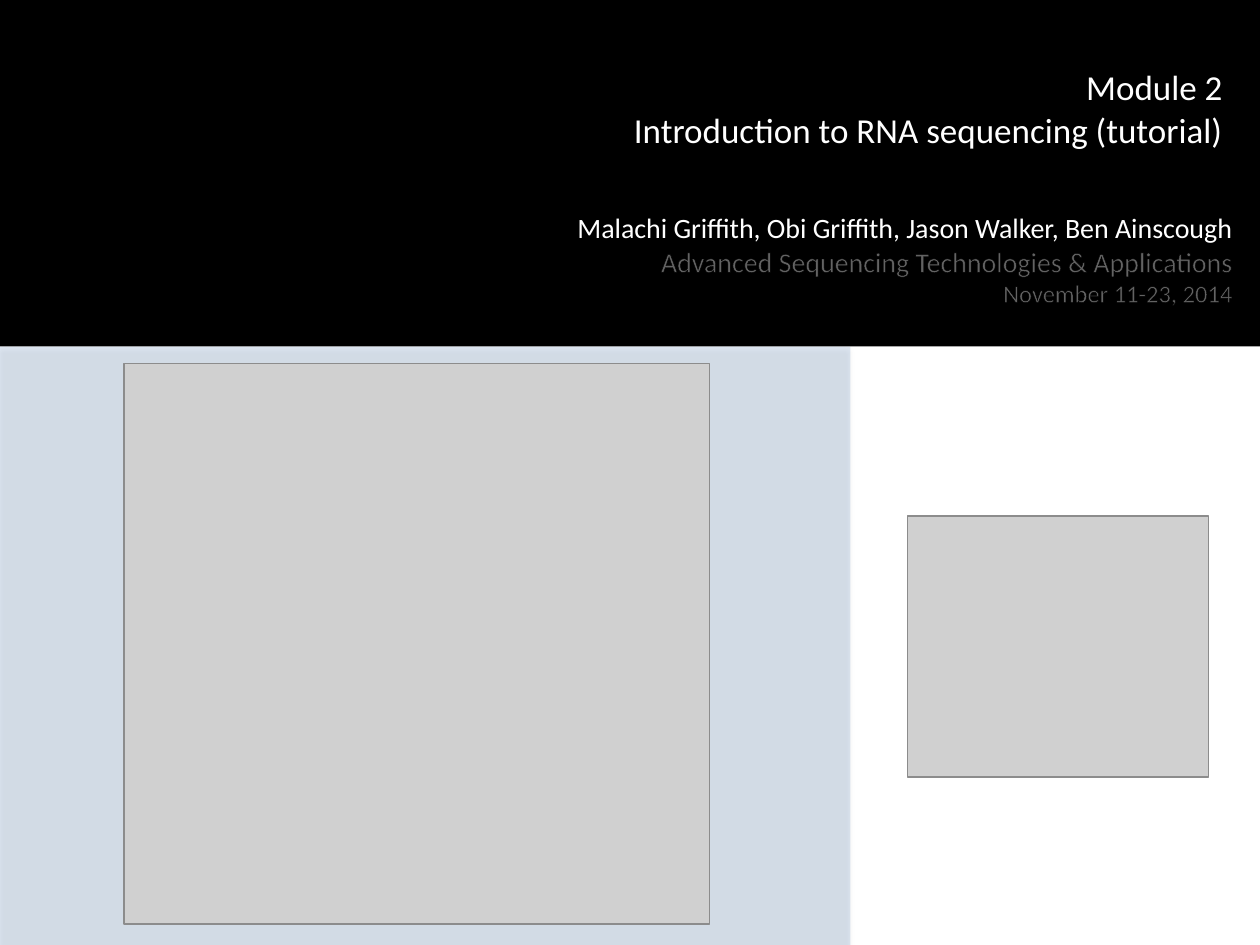
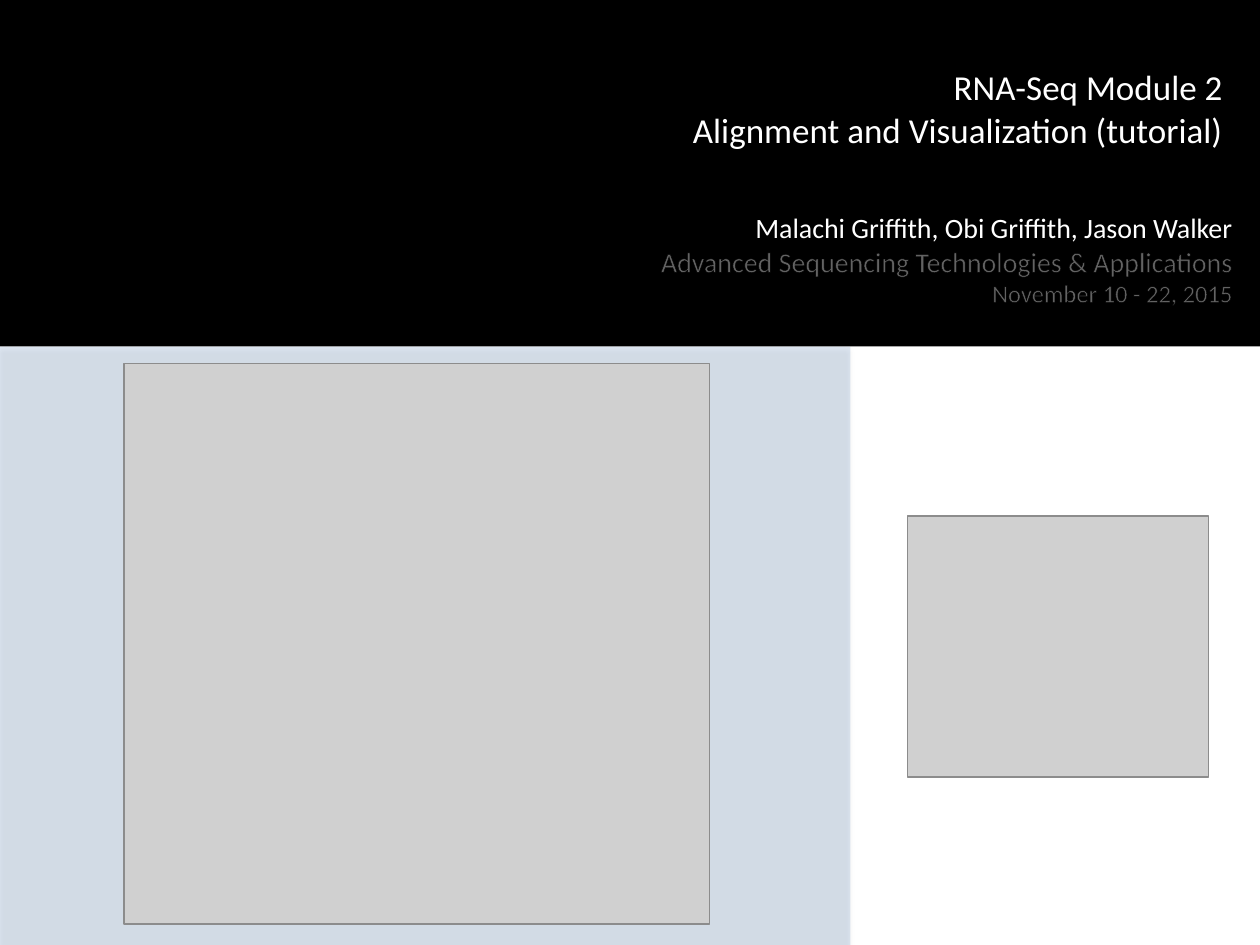
Before and after one commit to griffithlab/rnaseq_tutorial_wiki, a slide deck: slide 2 of LectureFiles/cshl/2015/RNASeq_Module2_Tutorial.pptx. Drawn at 1260x945 pixels with LibreOffice and Linux fonts; fonts in the diff are those of the drawing; grey boxes stand for pictures; background and template pictures are left out. Boxes give left, top, right and bottom in pixels: in the first picture for what was removed or moved away, otherwise in the second. Text is boxed around its words. In the diff, an @@ line names an element or a change of style, - is before the commit and + after.

Commit message:
Replace the modules with up to date CBW 2015 versions with CSHL 2015 template and module numbers.

```diff
--- a/LectureFiles/cshl/2015/RNASeq_Module2_Tutorial.pptx
+++ b/LectureFiles/cshl/2015/RNASeq_Module2_Tutorial.pptx
@@ text at [693, 75, 1223, 149]: text changed @@
-Module 2
-Introduction to RNA sequencing (tutorial)
+RNA-Seq Module 2
+Alignment and Visualization (tutorial)
@@ text at [755, 218, 1232, 242]: text changed @@
-Malachi Griffith, Obi Griffith, Jason Walker, Ben Ainscough
+Malachi Griffith, Obi Griffith, Jason Walker
@@ text at [992, 285, 1233, 304]: text changed @@
-November 11-23, 2014
+November 10 - 22, 2015
```
Also in this commit, not shown: 1 other slide changed, 6 slides added, 9 slides removed, 13 other files.
